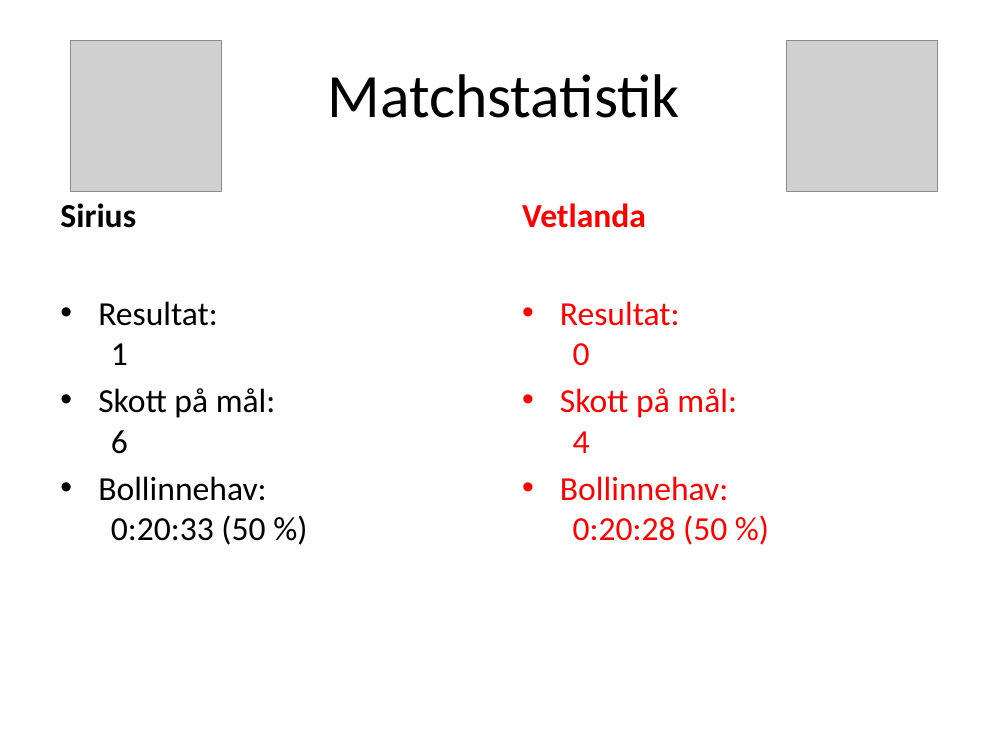
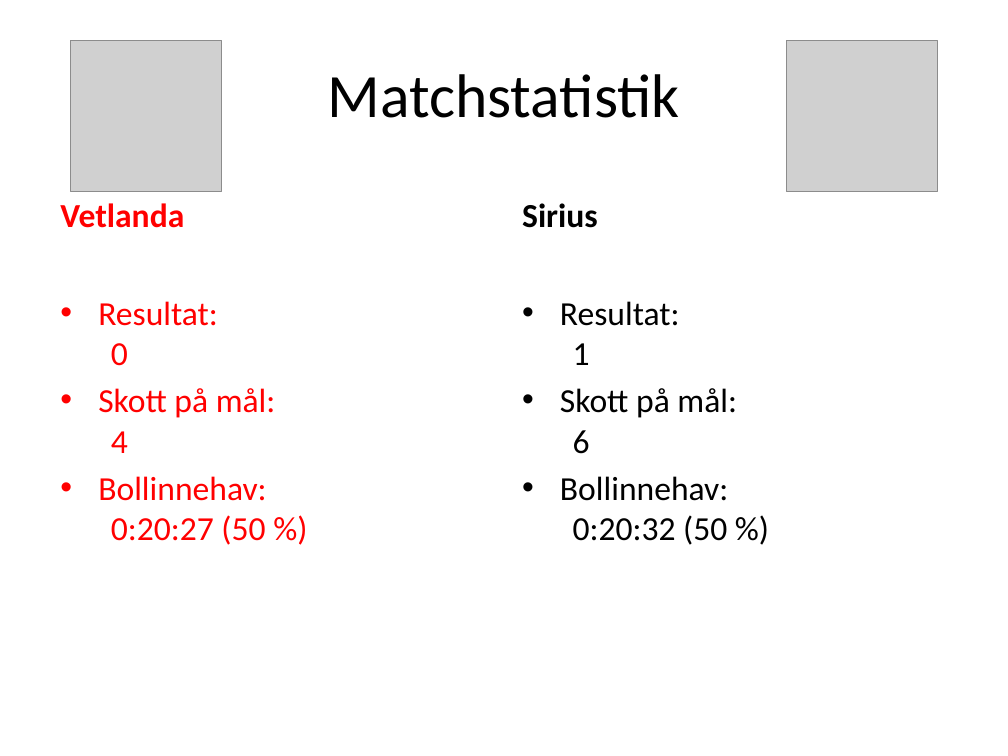
Before and after one commit to legendwk/sirius_bandy, a slide deck: slide 2 of powerpointer/matchrapporter/20220221 Vetlanda BK - IK Sirius halvlek 2 .pptx. Drawn at 1008x756 pixels with LibreOffice and Linux fonts; fonts in the diff are those of the drawing; grey boxes stand for pictures. Boxes give left, top, right and bottom in pixels: in the first picture for what was removed or moved away, otherwise in the second. Text is boxed around its words. In the diff, an @@ line names an element or a change of style, - is before the commit and + after.

```diff
--- a/powerpointer/matchrapporter/20220221 Vetlanda BK - IK Sirius halvlek 2 .pptx
+++ b/powerpointer/matchrapporter/20220221 Vetlanda BK - IK Sirius halvlek 2 .pptx
@@ text at [60,203,184,228]: text changed; text colour #000000 to #FF0000 @@
-Sirius
+Vetlanda
@@ text at [522,203,598,228]: text changed; text colour #FF0000 to #000000 @@
-Vetlanda
+Sirius
@@ text at [98,301,276,545]: text changed; text colour #000000 to #FF0000 @@
-• Resultat:
-  1
-• Skott på mål:
-  6
-• Bollinnehav:
-  0:20:33 (50 %)
+• Resultat:
+  0
+• Skott på mål:
+  4
+• Bollinnehav:
+  0:20:27 (50 %)
@@ text at [560,301,737,545]: text changed; text colour #FF0000 to #000000 @@
-• Resultat:
-  0
-• Skott på mål:
-  4
-• Bollinnehav:
-  0:20:28 (50 %)
+• Resultat:
+  1
+• Skott på mål:
+  6
+• Bollinnehav:
+  0:20:32 (50 %)
```
Also in this commit, not shown: 4 other slides changed, 3 other files.
